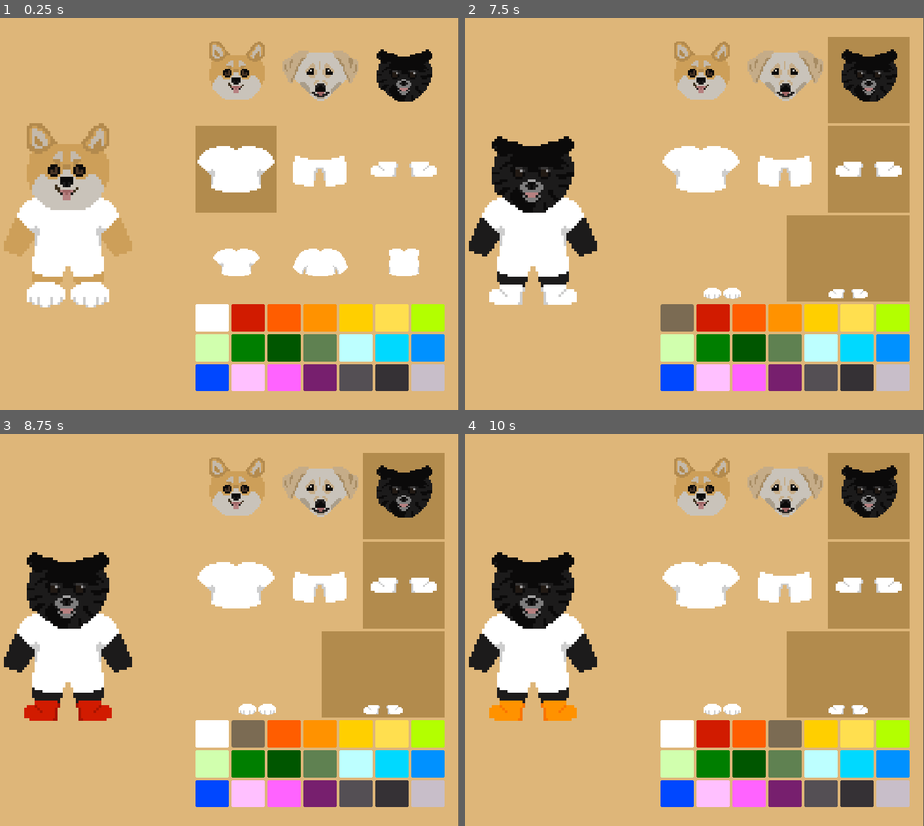
Above: before the commit, frames 1-4 (two rows, left to right).
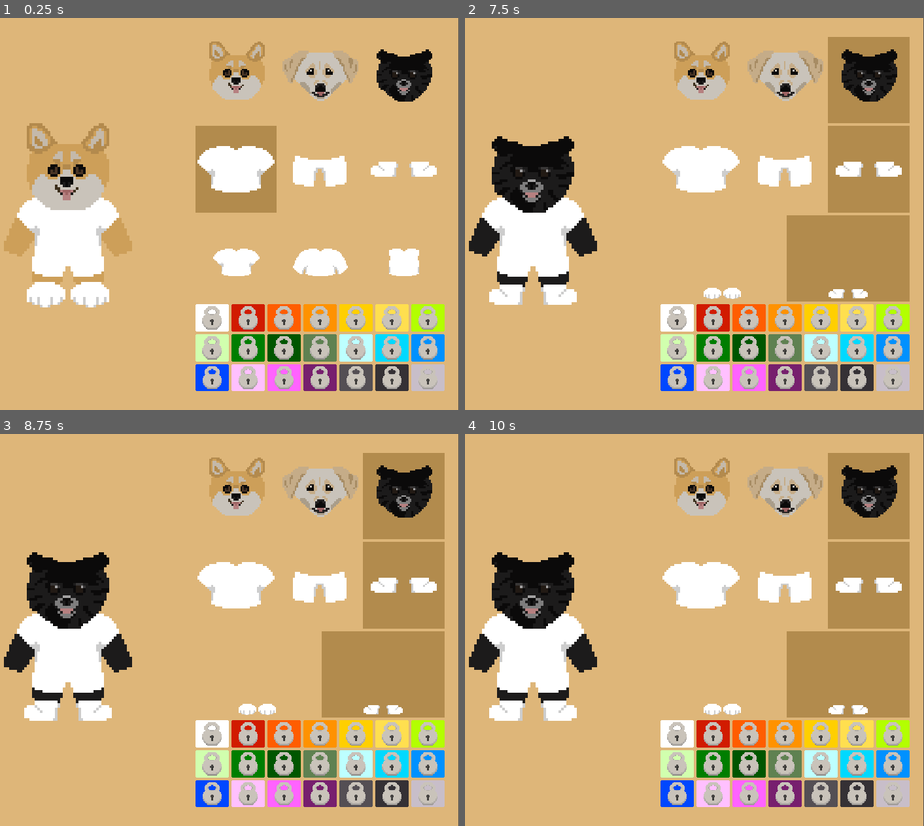
Above: after the commit, the same moments.

Repository: Katie-N/Its-a-Dogs-World
Game: Godot game, scene res://Scenes/Shop/TryOn.tscn
Same seed, same stepped clock (60 frames per second), same inputs: the game is played once before the commit and once after it. The project has no main scene, so this scene is started directly.
Inputs (mouse positions are in pixels of both pictures, inside the frame that each line leads up to):
- Up to frame 1 (0.25 s): no input
- Up to frame 2 (7.5 s): click (676, 315) at 0.52 s; click (699, 80) at 1.25 s; click (786, 80) at 2 s; click (868, 80) at 2.75 s; click (699, 170) at 3.5 s; click (786, 170) at 4.25 s; click (868, 170) at 5 s; click (722, 257) at 5.75 s; click (845, 257) at 6.5 s; click (676, 315) at 7.25 s
- Up to frame 3 (8.75 s): click (247, 731) at 8 s
- Up to frame 4 (10 s): click (749, 731) at 8.75 s; click (786, 731) at 9.5 s

The runs differ from the first frame. In frame 1, 3.7% of the frame differs, in the area x 44-96%, y 73-95%; in frame 2, 4.0%; in frame 3, 4.7%, in the area x 5-96%, y 68-95%; in frame 4, 4.7%.

Commit message:
locked colors

Diff:
--- a/Scenes/Shop/TryOn.tscn
+++ b/Scenes/Shop/TryOn.tscn
@@ -8,6 +8,8 @@
 [ext_resource type="Texture2D" uid="uid://bubu7io4x65xa" path="res://Art/Items/pantsButton.png" id="5_5bqxl"]
 [ext_resource type="Texture2D" uid="uid://bwx8bfnj8sx5k" path="res://Art/Items/shoeButton.png" id="6_a8vxu"]
 [ext_resource type="Texture2D" uid="uid://ms3ljw5y60kr" path="res://Art/Items/ClothingSpritesheet.png" id="7_5bqxl"]
+[ext_resource type="Script" uid="uid://bkosvnfdrt2ah" path="res://Src/saver_loader.gd" id="9_kgg0x"]
+[ext_resource type="Texture2D" uid="uid://cpunbttpl0sy2" path="res://Art/Items/lock.png" id="9_qw47h"]
 
 [sub_resource type="AtlasTexture" id="AtlasTexture_a8vxu"]
 atlas = ExtResource("7_5bqxl")
@@ -193,6 +195,22 @@
 mouse_default_cursor_shape = 2
 theme_override_styles/normal = SubResource("StyleBoxFlat_mjnc6")
 
+[node name="LockButton" type="TextureButton" parent="CanvasLayer/CustomizationOptions/Color Selection/ColorButton" unique_id=1045986768]
+layout_mode = 1
+anchors_preset = 15
+anchor_right = 1.0
+anchor_bottom = 1.0
+grow_horizontal = 2
+grow_vertical = 2
+mouse_default_cursor_shape = 2
+texture_normal = ExtResource("9_qw47h")
+stretch_mode = 5
+
+[node name="SaverLoader" type="Node" parent="." unique_id=1260225901 node_paths=PackedStringArray("store_inventory")]
+script = ExtResource("9_kgg0x")
+store_inventory = NodePath("..")
+metadata/_custom_type_script = "uid://bkosvnfdrt2ah"
+
 [connection signal="toggled" from="CanvasLayer/CustomizationOptions/Article Of Clothing Selection/ShirtsButton" to="." method="_on_shirt_button_toggled"]
 [connection signal="toggled" from="CanvasLayer/CustomizationOptions/Article Of Clothing Selection/PantsButton" to="." method="_on_pants_button_toggled"]
 [connection signal="toggled" from="CanvasLayer/CustomizationOptions/Article Of Clothing Selection/ShoesButton" to="." method="_on_shoes_button_toggled"]
--- a/Scenes/Shop/try_on.gd
+++ b/Scenes/Shop/try_on.gd
@@ -1,4 +1,17 @@
 extends Node2D
+
+# ----SAVE DATA----
+
+# These lists contain the identifiers of the unlocked items.
+# Unlocked colors will have the string names of the colors as that is how they're identified.
+# The unlocked sprites are identified by their row index in the master spritesheet.
+var unlocked_colors = []
+var unlocked_shirts = []
+var unlocked_pants = []
+var unlocked_shoes = []
+var unlocked_shirt_designs = []
+
+# -----------------
 
 # These are the dog breeds in the order they appear in the DogHeadSpritesheet.png/DogBodySpritesheet.png
 var dogTypes = ["corgi", "lab", "pom"]
@@ -84,6 +97,10 @@
 		colorTemplateButton.get_parent().add_child(button)
 		button.name = color
 		button.pressed.connect(changeColor.bind(color))
+
+#		If this color has not been unlocked, then we need to put a little lock over it :)
+		if color in unlocked_colors:
+			button.get_node("LockButton").visible = false
 
 #	Hide the template button now that we have finished adding buttons.
 	colorTemplateButton.visible = false
--- /dev/null
+++ b/Src/saver_loader.gd
@@ -0,0 +1,78 @@
+class_name SaverLoader
+extends Node
+
+#@onready var store_inventory = $".."
+@export var store_inventory : Node2D
+
+func new_game():
+	var file = FileAccess.open("user://savegame.data", FileAccess.WRITE)
+	var saved_data = {}
+
+	var store_items = {
+		"unlocked_colors": [],
+		"unlocked_shirts": [],
+		"unlocked_pants": [],
+		"unlocked_shoes": [],
+		"unlocked_shirt_designs": [],
+	}
+	saved_data["store_items"] = store_items
+	var store_display = {
+		"0": {
+			"shirts": null,
+			"pants": null,
+			"shoes": null,
+			"shirt_designs": null,
+		}
+	}
+	saved_data["store_display"] = store_display
+	var player = {
+		"money": null,
+		"appearance": null
+	}
+	saved_data["player"] = player
+
+	file.store_var(saved_data)
+	file.close()
+
+func save_game():
+	var file = FileAccess.open("user://savegame.data", FileAccess.WRITE)
+	var saved_data = {}
+
+	var store_items = {
+		"unlocked_colors": store_inventory.unlocked_colors,
+		"unlocked_shirts": store_inventory.unlocked_shirts,
+		"unlocked_pants": store_inventory.unlocked_pants,
+		"unlocked_shoes": store_inventory.unlocked_shoes,
+		"unlocked_shirt_designs": store_inventory.unlocked_shirt_designs,
+	}
+	saved_data["store_items"] = store_items
+	var store_display = {
+		"0": {
+			"shirts": null,
+			"pants": null,
+			"shoes": null,
+			"shirt_designs": null,
+		}
+	}
+	saved_data["store_display"] = store_display
+	var player = {
+		"money": null,
+		"appearance": null
+	}
+	saved_data["player"] = player
+
+	file.store_var(saved_data)
+	file.close()
+
+func load_game():
+	var file = FileAccess.open("user://savegame.data", FileAccess.READ)
+	var saved_data = file.get_var()
+
+#	TODO: load saved data to appropriate variables
+	store_inventory.unlocked_colors = saved_data["store_items"]["unlocked_colors"]
+	store_inventory.unlocked_shirts = saved_data["store_items"]["unlocked_shirts"]
+	store_inventory.unlocked_pants = saved_data["store_items"]["unlocked_pants"]
+	store_inventory.unlocked_shoes = saved_data["store_items"]["unlocked_shoes"]
+	store_inventory.unlocked_shirt_designs = saved_data["store_items"]["unlocked_shirt_designs"]
+
+	file.close()
Binary file added: Art/Items/lock.png
Not shown, added: Art/Items/lock.png.import
Not shown, added: Src/saver_loader.gd.uid
